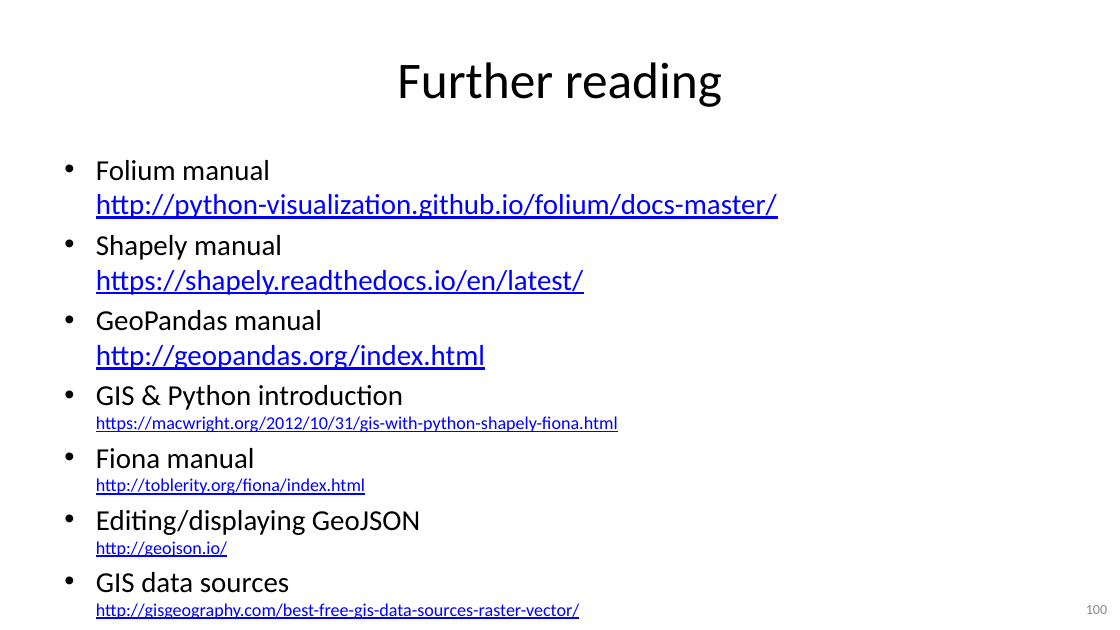
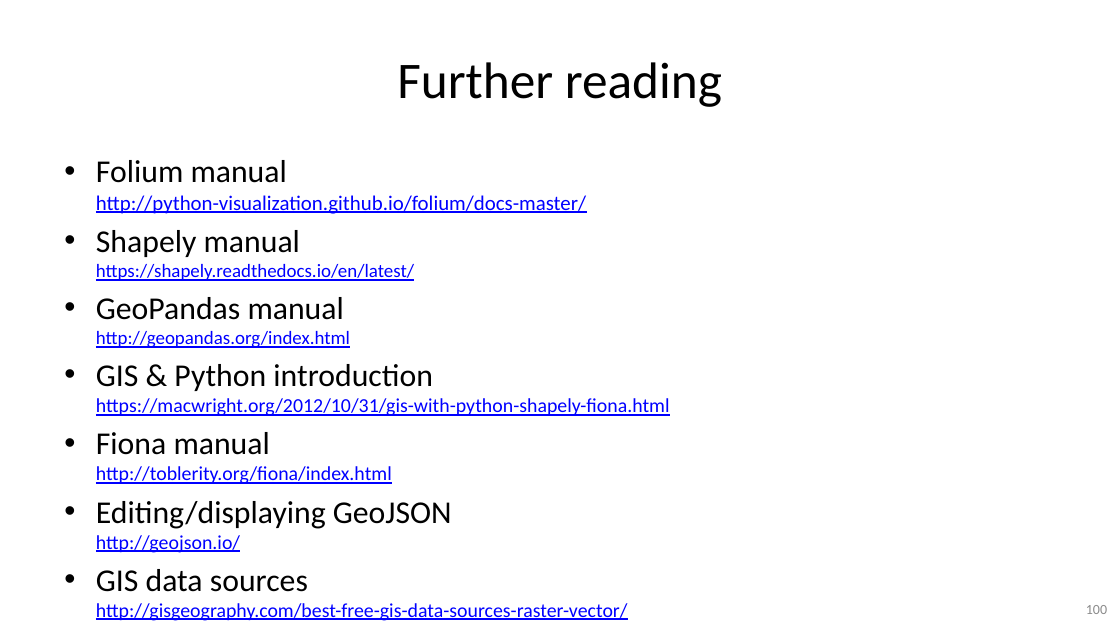
Before and after one commit to gjbex/Python-for-data-science, a slide deck: slide 100 of python_for_data_science.pptx. Drawn at 1120x630 pixels with LibreOffice and Linux fonts; fonts in the diff are those of the drawing. Boxes give left, top, right and bottom in pixels: in the first picture for what was removed or moved away, otherwise in the second. Text is boxed around its words. In the diff, an @@ line names an element or a change of style, - is before the commit and + after.

```diff
--- a/python_for_data_science.pptx
+++ b/python_for_data_science.pptx
@@ text "Folium manual http://python-visualization.github.io/folium/d ..." at <box>96,160,670,621</box>: size 24.8 to 27.2 pt in "Folium manual", "Shapely manual", "GeoPandas manual", "GIS & Python introduction" and 3 more places; size 24.8 to 17.9 pt in "http://python-visualization.github.io/folium/docs-master/"; size 24.8 to 16.1 pt in "https://shapely.readthedocs.io/en/latest/", "http://geopandas.org/index.html"; size 15.5 to 17 pt in "https://macwright.org/2012/10/31/gis-with-python-shapely-fio ...", "http://toblerity.org/fiona/index.html", "http://geojson.io/", "http://gisgeography.com/best-free-gis-data-sources-raster-ve ..."; less space between paragraphs @@
```
Also in this commit, not shown: 4 other slides changed.
